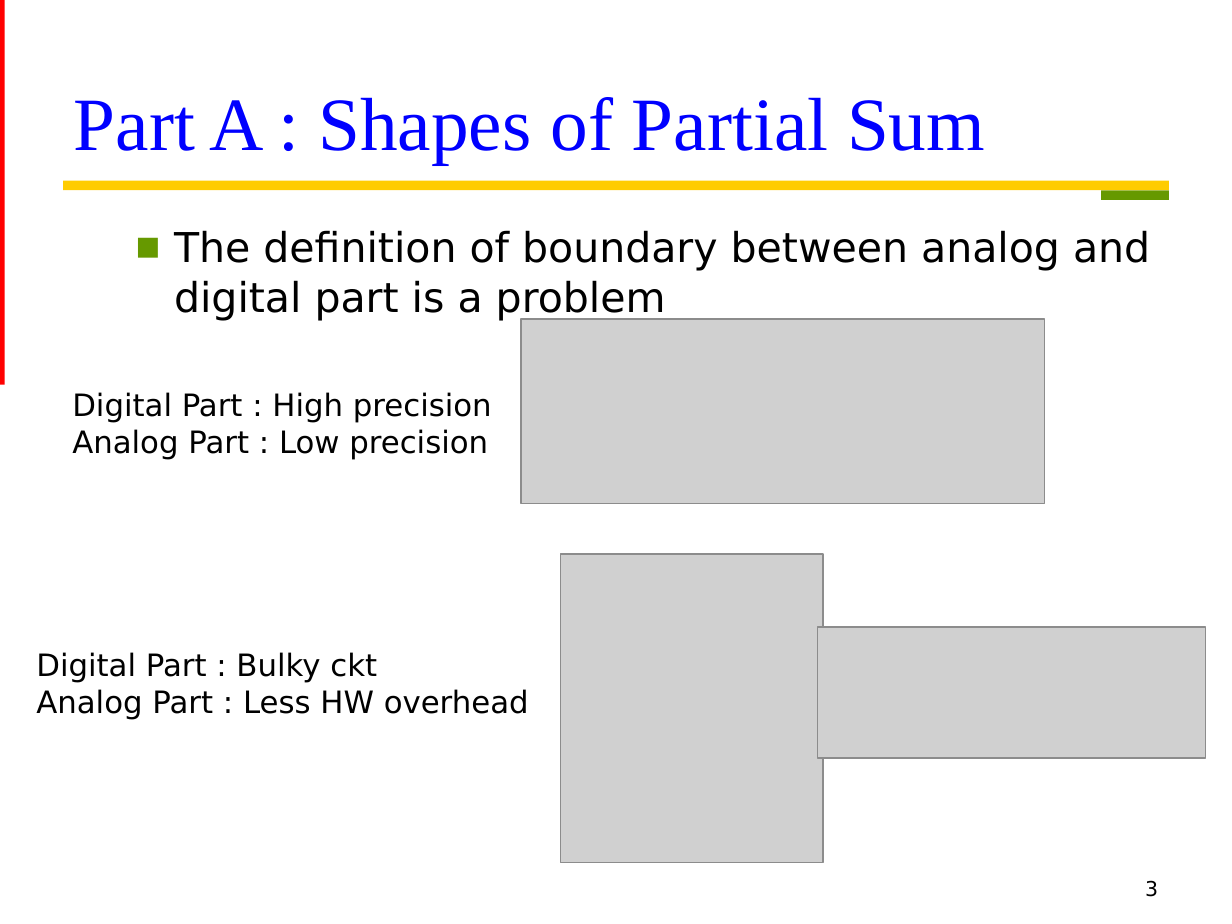
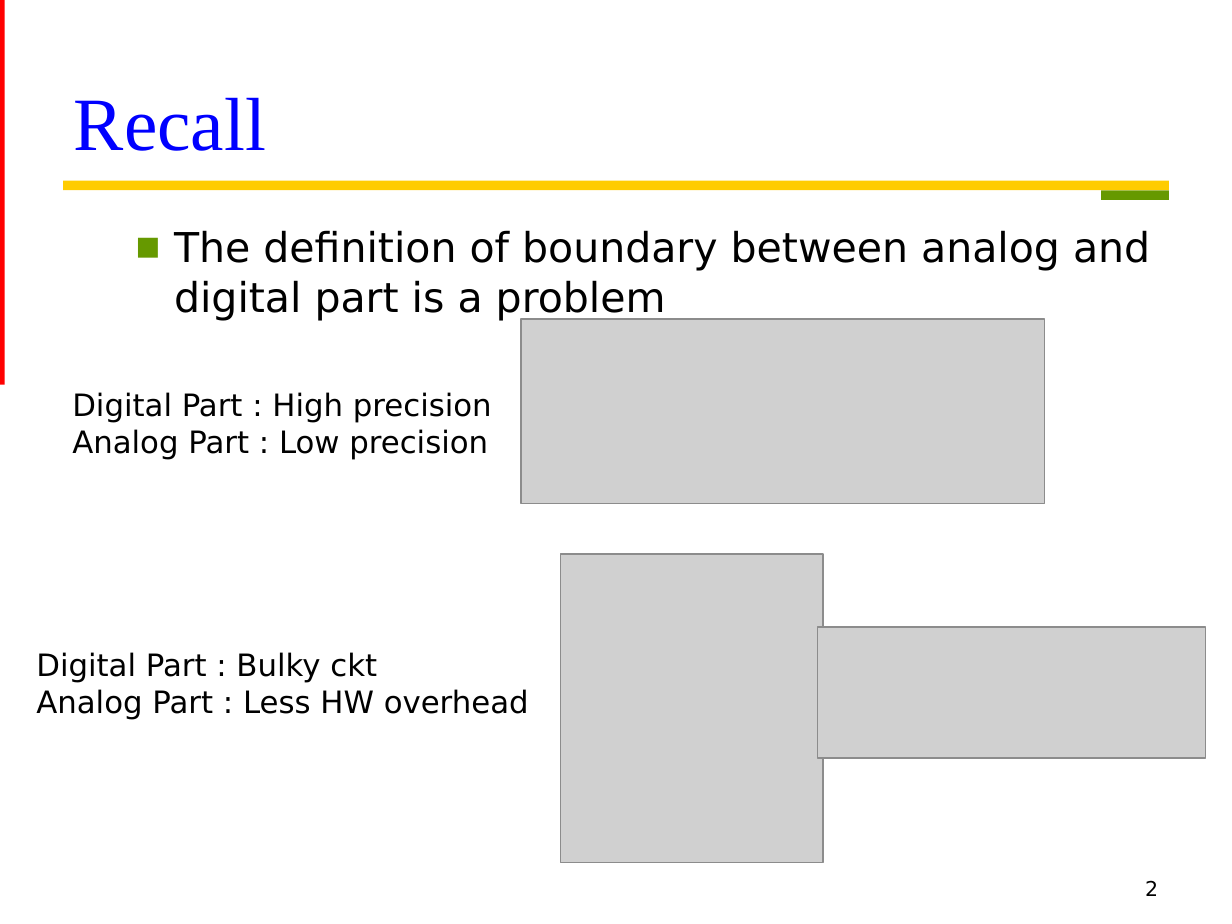
Before and after one commit to Oniontow/TTLiu_Project, a slide deck: slide 2 of bitrotation/ppt.pptx (slide 3 before the commit). Drawn at 1232x924 pixels with LibreOffice and Linux fonts; fonts in the diff are those of the drawing; grey boxes stand for pictures. Boxes give left, top, right and bottom in pixels: in the first picture for what was removed or moved away, otherwise in the second. Text is boxed around its words. In the diff, an @@ line names an element or a change of style, - is before the commit and + after.

```diff
--- a/bitrotation/ppt.pptx
+++ b/bitrotation/ppt.pptx
@@ title at [74,97,266,151]: text changed @@
-Part A : Shapes of Partial Sum
+Recall
@@ page number at [1145,880,1158,896]: text changed @@
-3
+2
```
Also in this commit, not shown: 1 other slide changed.
